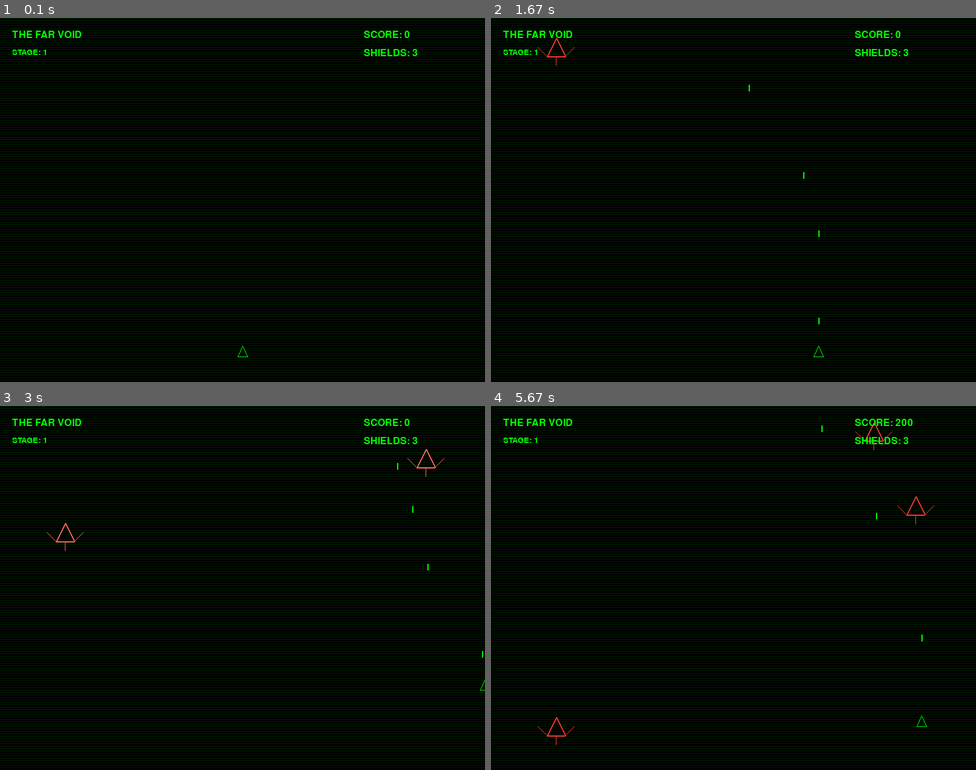
Above: before the commit, frames 1-4 (two rows, left to right).
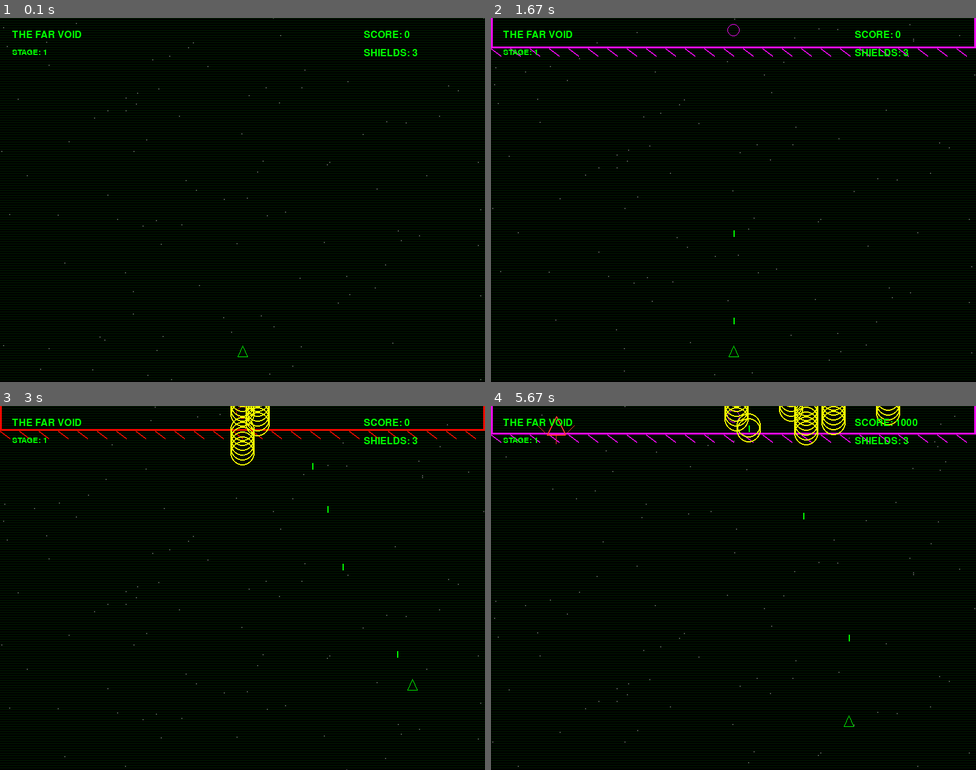
Above: after the commit, the same moments.

Repository: sonniks/substack.python.games
Game: pygame game, started from the-far-void/main.py
The game is run twice, just before and just after one commit, with the same random seed, the same clock (stepped at 60 frames per second) and the same inputs.
Inputs:
- Up to frame 1 (0.1 s): no input
- Up to frame 2 (1.67 s): tap B at 0.33, 0.82 s; hold P 0.67-1.13 s; hold Right 0.67-1.13 s; tap Space at 0.73, 1.03, 1.23, 1.53 s; hold P 1.17-1.63 s
- Up to frame 3 (3 s): hold Right 1.67-2.13 s; tap Space at 1.73, 2.03, 2.23, 2.57, 2.87 s; hold Up 2.17-2.47 s; tap B at 2.32 s; hold Right 2.5-2.97 s
- Up to frame 4 (5.67 s): hold Left 3-3.53 s; tap Space at 3.07, 3.37, 3.63, 3.97, 4.27, 4.4, 4.8, 5.1, 5.47 s; hold Down 3.57-3.87 s; tap B at 3.72, 4.88 s; hold Left 3.9-4.3 s; hold Up 4.33-4.7 s; hold Right 4.73-5.37 s; hold Down from 5.4 s (still down)

The runs differ from the first frame. In frame 1, less than 0.1% of the frame differs, in the area x 0-100%, y 0-100%; in frame 2, 0.9%; in frame 3, 1.4%; in frame 4, 1.8%.

Commit message:
Add "Pause", Add stage/score on game over screen, Add Starfield

Diff:
--- a/the-far-void/core/engine.py
+++ b/the-far-void/core/engine.py
@@ -1,6 +1,7 @@
 # core/engine.py
 import pygame
-from render.draw import draw_frame, draw_game_over
+from render.draw import draw_frame, draw_game_over, init_starfield
+from render.fonts import draw_text
 from objects.entities import update_entities
 from objects.enemy import is_game_over, spawn_boss
 
@@ -16,6 +17,7 @@
     screen = pygame.display.set_mode((800, 600))
     pygame.display.set_caption("The Far Void")
     clock = pygame.time.Clock()
+    init_starfield()
     state = "playing"
     fire_laser_now = False
     while True:
@@ -26,6 +28,11 @@
             elif event.type == pygame.KEYDOWN:
                 if event.key == pygame.K_q:
                     return "quit"
+                if event.key == pygame.K_p:
+                    if state == "playing":
+                        state = "paused"
+                    elif state == "paused":
+                        state = "playing"
                 if state == "game_over" and event.key == pygame.K_RETURN:
                     from objects.enemy import reset_enemies
                     reset_enemies()
@@ -33,14 +40,16 @@
                 if state == "playing" and event.key == pygame.K_SPACE:
                     fire_laser_now = True
                 if state == "playing" and event.key == pygame.K_b:
-                    if spawn_boss_enabled:
-                        spawn_boss()
+                    spawn_boss()
         if state == "playing":
             update_entities(fire_laser_now)
             draw_frame(screen)
             if is_game_over():
                 state = "game_over"
                 continue
+        elif state == "paused":
+            draw_frame(screen)
+            draw_text(screen, "PAUSED", 48, 300, 250, (255, 255, 0))
         elif state == "game_over":
             for event in pygame.event.get():
                 if event.type == pygame.QUIT:
--- a/the-far-void/objects/enemy.py
+++ b/the-far-void/objects/enemy.py
@@ -5,21 +5,22 @@
 
 
 enemies = []
+explosions = []
+boss_active = False
+boss_triggered_stage = None
+BOSS_WIDTH = 800
+BOSS_HEIGHT = 60
+ENEMY_SIZE = 30
+# Below, items for adjusting game difficulty
 speed = 2
 spawn_timer = 0
 spawn_interval = 1000
 score = 0
 lives = 3
-explosions = []
 stage = 1
-boss_active = False
 boss_hp = 0
 boss_pos = [0, -100]
 boss_speed = 1
-BOSS_WIDTH = 780
-BOSS_HEIGHT = 60
-boss_triggered_stage = None
-ENEMY_SIZE = 30
 SHIELD_REWARD_SCORE = 3000
 
 
@@ -42,7 +43,7 @@
     boss_active = True
     boss_hp = 20 + stage * 2
     boss_speed = 1 + stage // 5
-    boss_pos = [10, -BOSS_HEIGHT]
+    boss_pos = [0, -BOSS_HEIGHT]
     boss_triggered_stage = stage
     play_tone(220, 0.5, volume=0.5, wave_type='saw')
 
@@ -53,7 +54,7 @@
     :return:
     """
     global spawn_timer, boss_pos, boss_active, boss_hp
-    if not boss_active and stage >= 2 and stage % 2 == 0 and boss_triggered_stage != stage:
+    if not boss_active and stage >= 3 and stage % 3 == 0 and boss_triggered_stage != stage:
         spawn_boss()
     if boss_active:
         boss_pos[1] += boss_speed
--- a/the-far-void/render/draw.py
+++ b/the-far-void/render/draw.py
@@ -5,6 +5,19 @@
 from objects.lasers import draw_lasers
 from objects.enemy import draw_enemies, get_score, get_lives, get_stage
 from render.fonts import draw_text
+
+
+stars = []
+
+
+def init_starfield(num_stars=100):
+    """
+    Initialize the starfield with a specified number of stars.
+    :param num_stars:
+    :return:
+    """
+    global stars
+    stars = [[random.randint(0, 800), random.randint(0, 600)] for _ in range(num_stars)]
 
 
 def draw_frame(screen):
@@ -17,11 +30,13 @@
     draw_player(screen)
     draw_lasers(screen)
     draw_enemies(screen)
+    draw_starfield(screen)
     draw_text(screen, "THE FAR VOID", 24, 20, 20)
     draw_text(screen, f"STAGE: {get_stage()}", 20, 20, 50)
     draw_text(screen, f"SCORE: {get_score()}", 24, 600, 20)
     draw_text(screen, f"SHIELDS: {get_lives()}", 24, 600, 50)
     apply_crt_effect(screen)
+
 
 
 def draw_game_over(screen):
@@ -34,9 +49,26 @@
     overlay.set_alpha(180)
     overlay.fill((0, 0, 0))
     screen.blit(overlay, (0, 0))
-    draw_text(screen, "GAME OVER", 48, 250, 250, (255, 0, 0))
-    draw_text(screen, "Press ENTER to Restart or Q to Quit", 24, 180, 320, (255, 255, 255))
+    draw_text(screen, "GAME OVER", 48, 250, 220, (255, 0, 0))
+    draw_text(screen, f"STAGE: {get_stage()}", 24, 320, 300)
+    draw_text(screen, f"SCORE: {get_score()}", 24, 320, 340)
+    draw_text(screen, "Press ENTER to Restart or Q to Quit", 24, 180, 400, (255, 255, 255))
     apply_crt_effect(screen)
+
+
+def draw_starfield(screen):
+    """
+    Draw the starfield by rendering each star and updating their positions.
+    :param screen:
+    :return:
+    """
+    global stars
+    for star in stars:
+        pygame.draw.circle(screen, (80, 80, 80), star, 1)
+        star[1] += 1
+        if star[1] > 600:
+            star[0] = random.randint(0, 800)
+            star[1] = 0
 
 
 def apply_crt_effect(screen):
